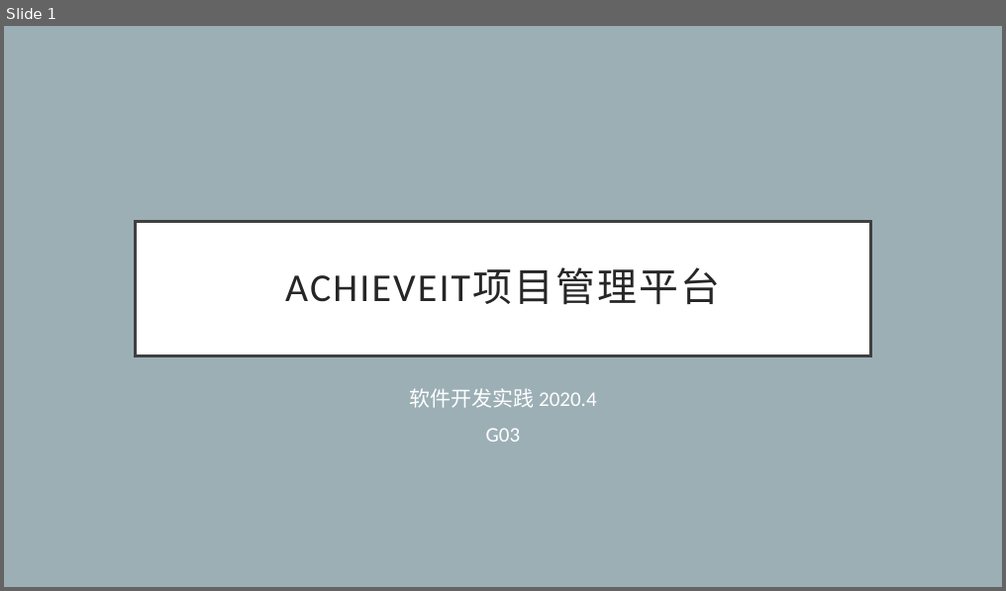
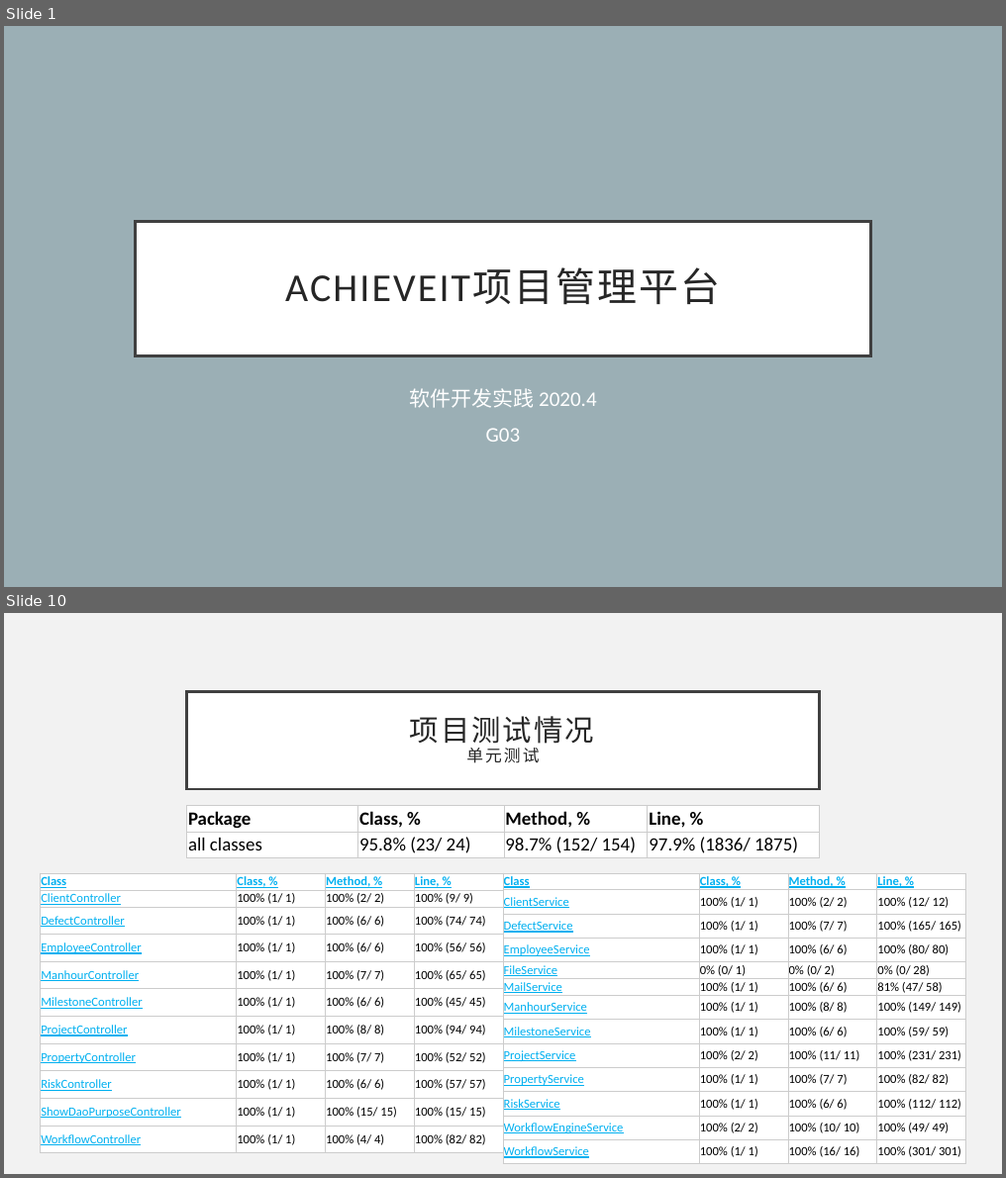
Before and after one commit to ceej7/ProjMGT, a slide deck: achieveit-docs/week8/演示文档_G03.pptx. Shown one above the other, each under a label of ours: slide 1 before the commit, slides 1 and 10 after it; the slides between them are not shown. The pictures are 1006x591 and 1006x1178 pixels, drawn with LibreOffice and Linux fonts; fonts in the diff are those of the drawing. Boxes give left, top, right and bottom in pixels: in the first picture for what was removed or moved away, otherwise in the second. Text is boxed around its words. In the diff, an @@ line names an element or a change of style, - is before the commit and + after.

```diff
--- a/achieveit-docs/week8/演示文档_G03.pptx
+++ b/achieveit-docs/week8/演示文档_G03.pptx
@@ slide 10 added at box(4, 613, 1002, 1174), background #FFFFFF @@
@@ title added at box(187, 691, 819, 789), fill #FFFFFF, outline #404040 2.5 pt, 28 pt, text #262626 @@
+项目测试情况
+单元测试
@@ table added at box(187, 806, 820, 858), 2 rows, 4 columns @@
+Package | Class, % | Method, % | Line, %
+all classes | 95.8% (23/ 24) | 98.7% (152/ 154) | 97.9% (1836/ 1875)
@@ table added at box(40, 873, 503, 1153), 11 rows, 4 columns @@
+Class | Class, % | Method, % | Line, %
+ClientController | 100% (1/ 1) | 100% (2/ 2) | 100% (9/ 9)
+DefectController | 100% (1/ 1) | 100% (6/ 6) | 100% (74/ 74)
+EmployeeController | 100% (1/ 1) | 100% (6/ 6) | 100% (56/ 56)
+ManhourController | 100% (1/ 1) | 100% (7/ 7) | 100% (65/ 65)
+MilestoneController | 100% (1/ 1) | 100% (6/ 6) | 100% (45/ 45)
+ProjectController | 100% (1/ 1) | 100% (8/ 8) | 100% (94/ 94)
+PropertyController | 100% (1/ 1) | 100% (7/ 7) | 100% (52/ 52)
+RiskController | 100% (1/ 1) | 100% (6/ 6) | 100% (57/ 57)
+ShowDaoPurposeController | 100% (1/ 1) | 100% (15/ 15) | 100% (15/ 15)
+WorkflowController | 100% (1/ 1) | 100% (4/ 4) | 100% (82/ 82)
@@ table added at box(503, 873, 966, 1164), 13 rows, 4 columns @@
+Class | Class, % | Method, % | Line, %
+ClientService | 100% (1/ 1) | 100% (2/ 2) | 100% (12/ 12)
+DefectService | 100% (1/ 1) | 100% (7/ 7) | 100% (165/ 165)
+EmployeeService | 100% (1/ 1) | 100% (6/ 6) | 100% (80/ 80)
+FileService | 0% (0/ 1) | 0% (0/ 2) | 0% (0/ 28)
+MailService | 100% (1/ 1) | 100% (6/ 6) | 81% (47/ 58)
+ManhourService | 100% (1/ 1) | 100% (8/ 8) | 100% (149/ 149)
+MilestoneService | 100% (1/ 1) | 100% (6/ 6) | 100% (59/ 59)
+ProjectService | 100% (2/ 2) | 100% (11/ 11) | 100% (231/ 231)
+PropertyService | 100% (1/ 1) | 100% (7/ 7) | 100% (82/ 82)
+RiskService | 100% (1/ 1) | 100% (6/ 6) | 100% (112/ 112)
+WorkflowEngineService | 100% (2/ 2) | 100% (10/ 10) | 100% (49/ 49)
+WorkflowService | 100% (1/ 1) | 100% (16/ 16) | 100% (301/ 301)
```
Also in this commit, not shown: 4 slides changed, 8 other slides added, 1 slide removed, 5 other files.
